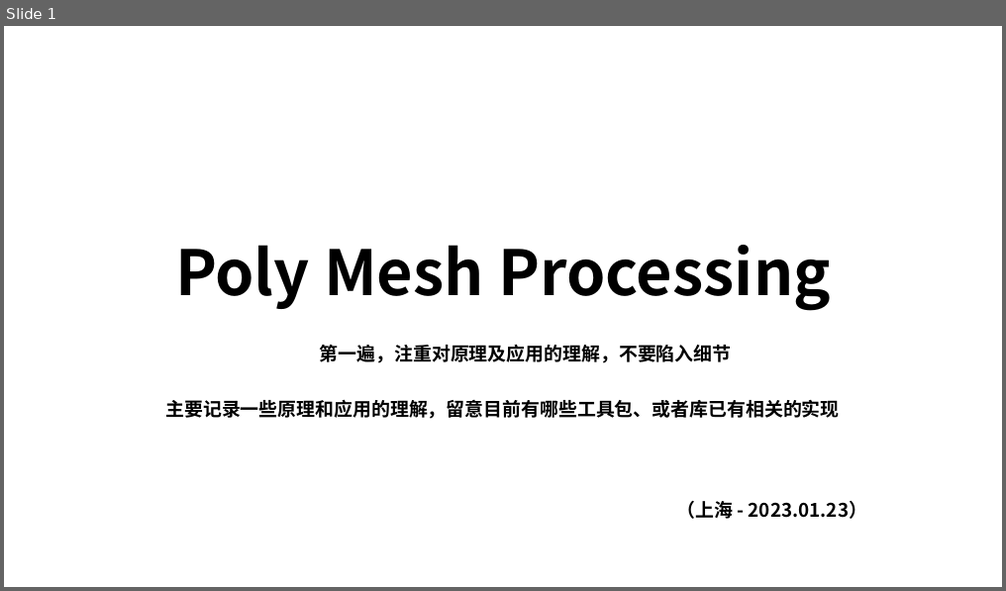
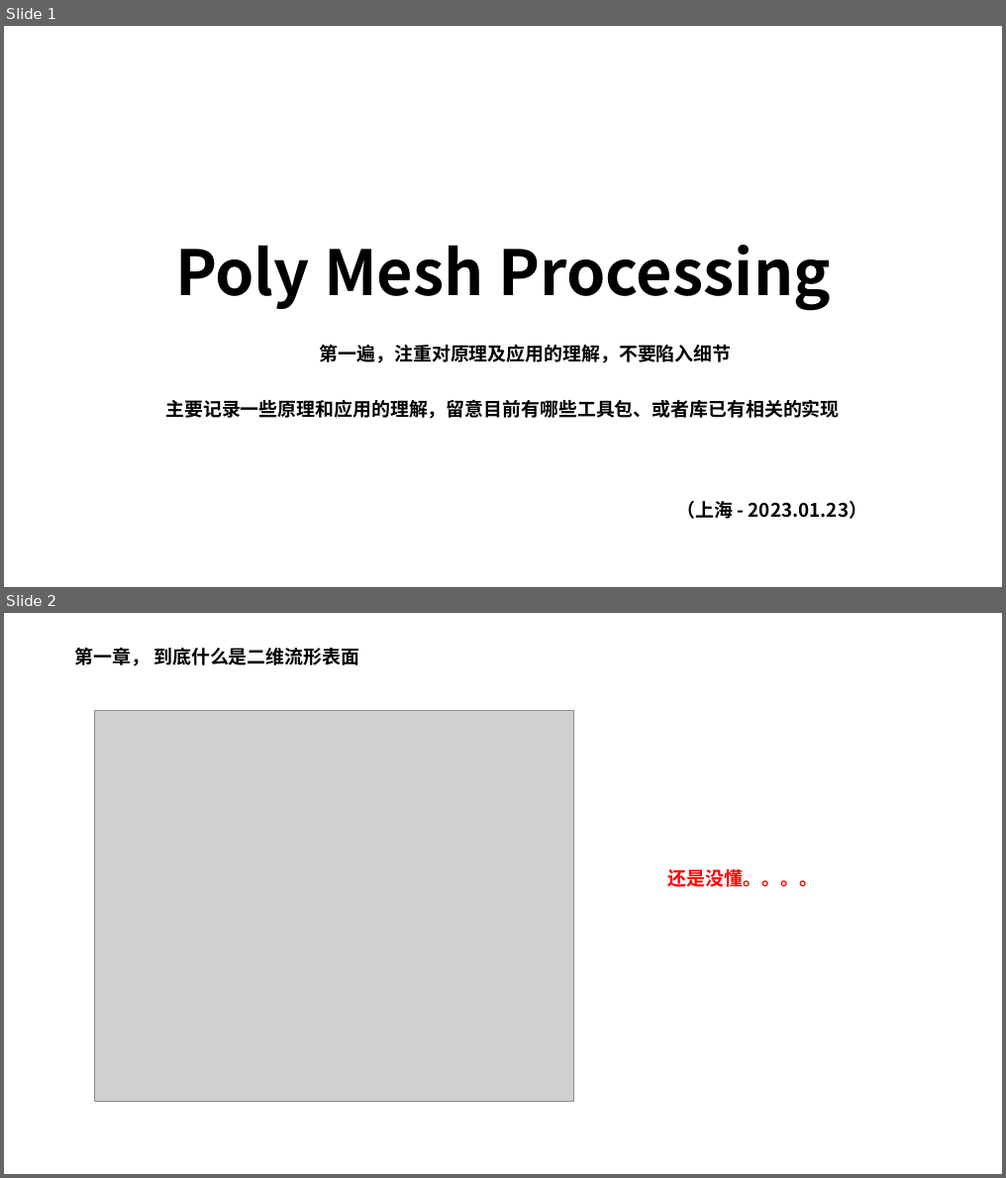
Before and after one commit to pczpcz/GAME102Learning, a slide deck: note/01 geometry algorithm/poly_mesh_processing.pptx. Shown one above the other, each under a label of ours: slide 1 before the commit, slides 1 and 2 after it. The pictures are 1006x591 and 1006x1178 pixels, drawn with LibreOffice and Linux fonts; fonts in the diff are those of the drawing; grey boxes stand for pictures. Boxes give left, top, right and bottom in pixels: in the first picture for what was removed or moved away, otherwise in the second. Text is boxed around its words. In the diff, an @@ line names an element or a change of style, - is before the commit and + after.

```diff
--- a/note/01 geometry algorithm/poly_mesh_processing.pptx
+++ b/note/01 geometry algorithm/poly_mesh_processing.pptx
@@ slide 2 added at (4, 613, 1002, 1174), background #FFFFFF @@
@@ text added at (74, 648, 359, 666), 18 pt, text #000000, bold @@
+第一章， 到底什么是二维流形表面
@@ picture added at (94, 710, 573, 1101) @@
@@ text added at (668, 869, 818, 887), 18 pt, text #FF0000, bold @@
+还是没懂。。。。
```
Also in this commit, not shown: 6 other slides added, 1 slide removed.
